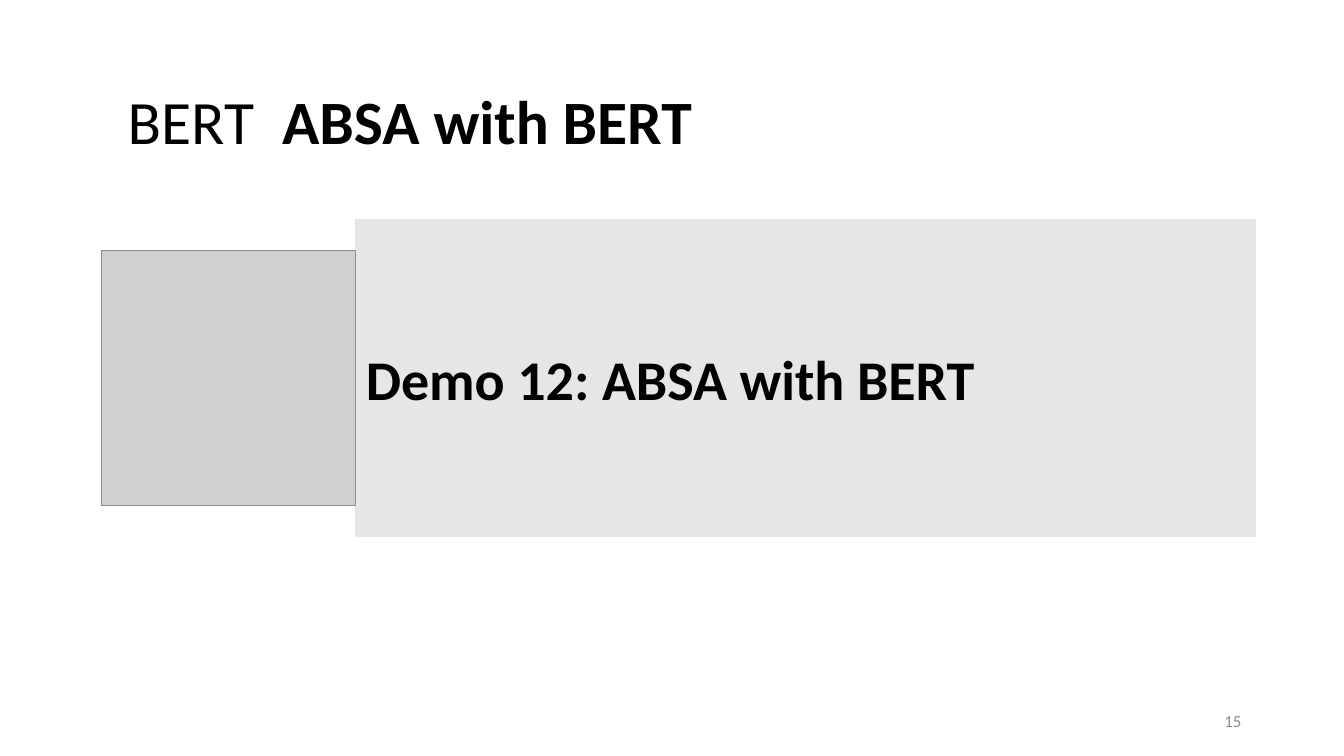
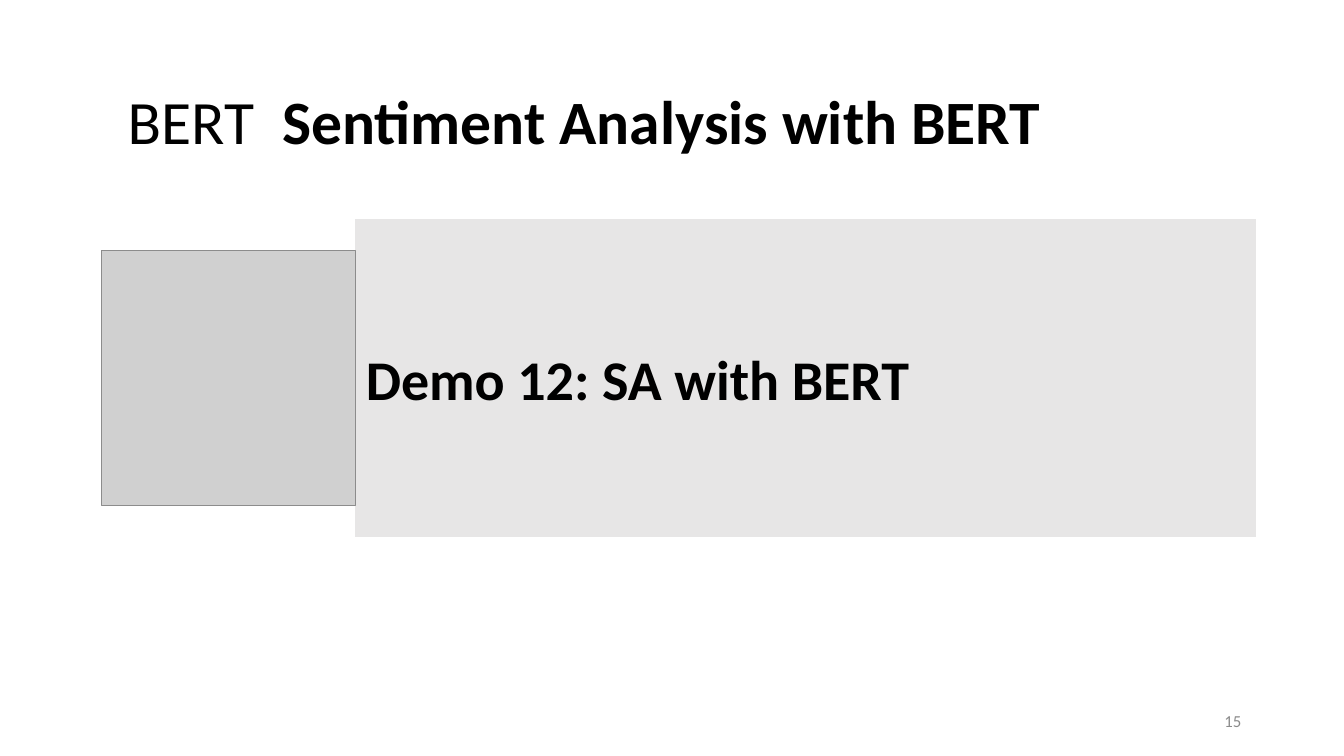
Before and after one commit to lisa-wm/consulting, a slide deck: slide 15 of 5_seminar/contents_part_III/slides/slides_II_4.pptx. Drawn at 1344x756 pixels with LibreOffice and Linux fonts; fonts in the diff are those of the drawing; grey boxes stand for pictures. Boxes give left, top, right and bottom in pixels: in the first picture for what was removed or moved away, otherwise in the second. Text is boxed around its words. In the diff, an @@ line names an element or a change of style, - is before the commit and + after.

```diff
--- a/5_seminar/contents_part_III/slides/slides_II_4.pptx
+++ b/5_seminar/contents_part_III/slides/slides_II_4.pptx
@@ title at [128, 100, 1040, 154]: text changed @@
-BERT ABSA with BERT
+BERT Sentiment Analysis with BERT
@@ text in rectangle at [366, 360, 909, 401]: text changed @@
-Demo 12: ABSA with BERT
+Demo 12: SA with BERT
```
Also in this commit, not shown: 1 other slide changed, 10 other files.
